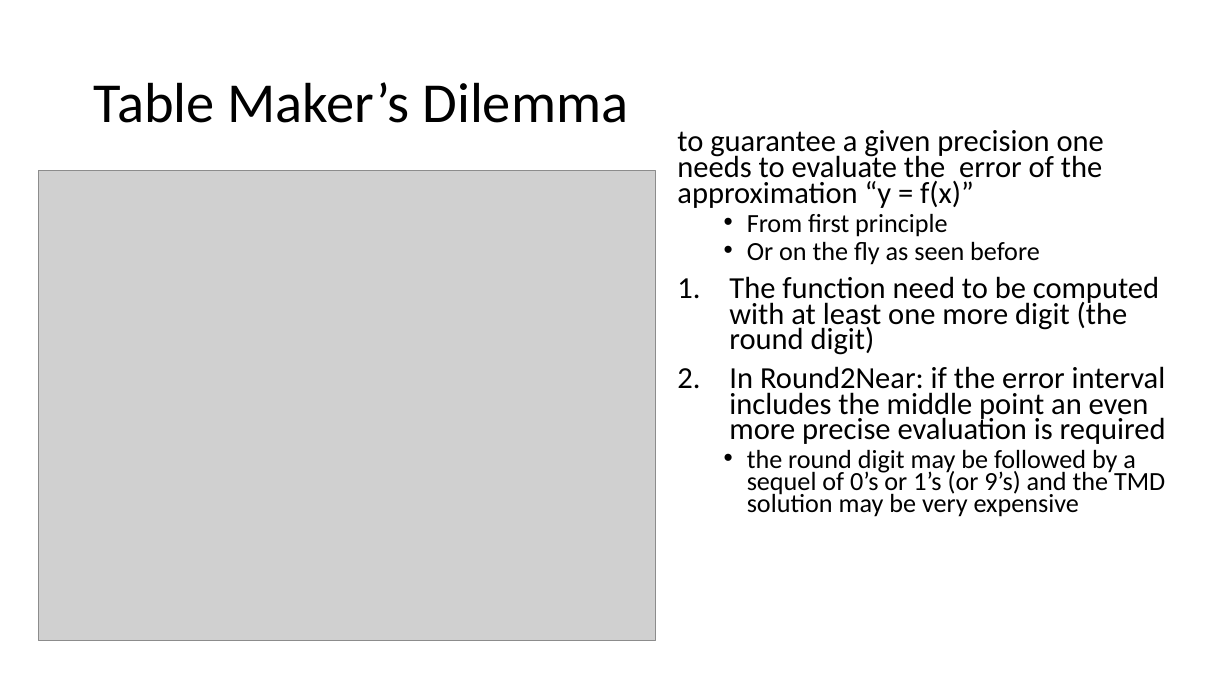
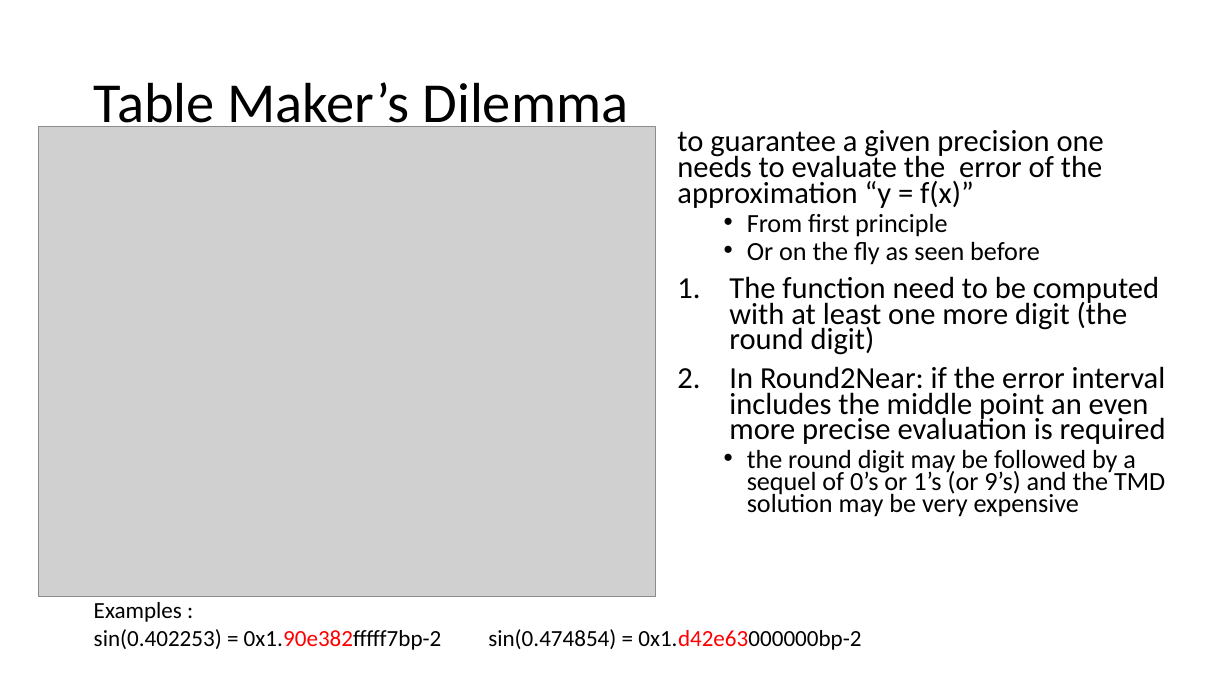
Before and after one commit to VinInn/FPCourse, a slide deck: slide 39 of Slides/FPforScientist.pptx. Drawn at 1232x693 pixels with LibreOffice and Linux fonts; fonts in the diff are those of the drawing; grey boxes stand for pictures. Boxes give left, top, right and bottom in pixels: in the first picture for what was removed or moved away, otherwise in the second. Text is boxed around its words. In the diff, an @@ line names an element or a change of style, - is before the commit and + after.

Commit message:
add example

```diff
--- a/Slides/FPforScientist.pptx
+++ b/Slides/FPforScientist.pptx
@@ picture: place and size @@
-picture at (39, 171, 656, 640)
+picture at (39, 127, 656, 596)
@@ text added at (94, 602, 861, 650), 18 pt, text #000000 @@
+Examples :
+sin(0.402253) = 0x1.90e382fffff7bp-2 sin(0.474854) = 0x1.d42e63000000bp-2
```
Also in this commit, not shown: 10 other slides changed, 1 slide added.
